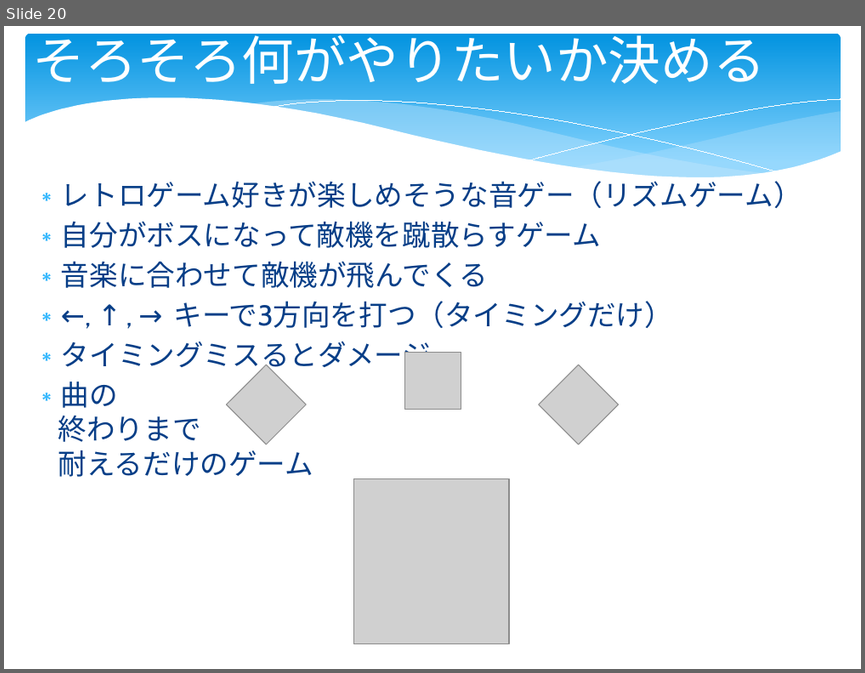
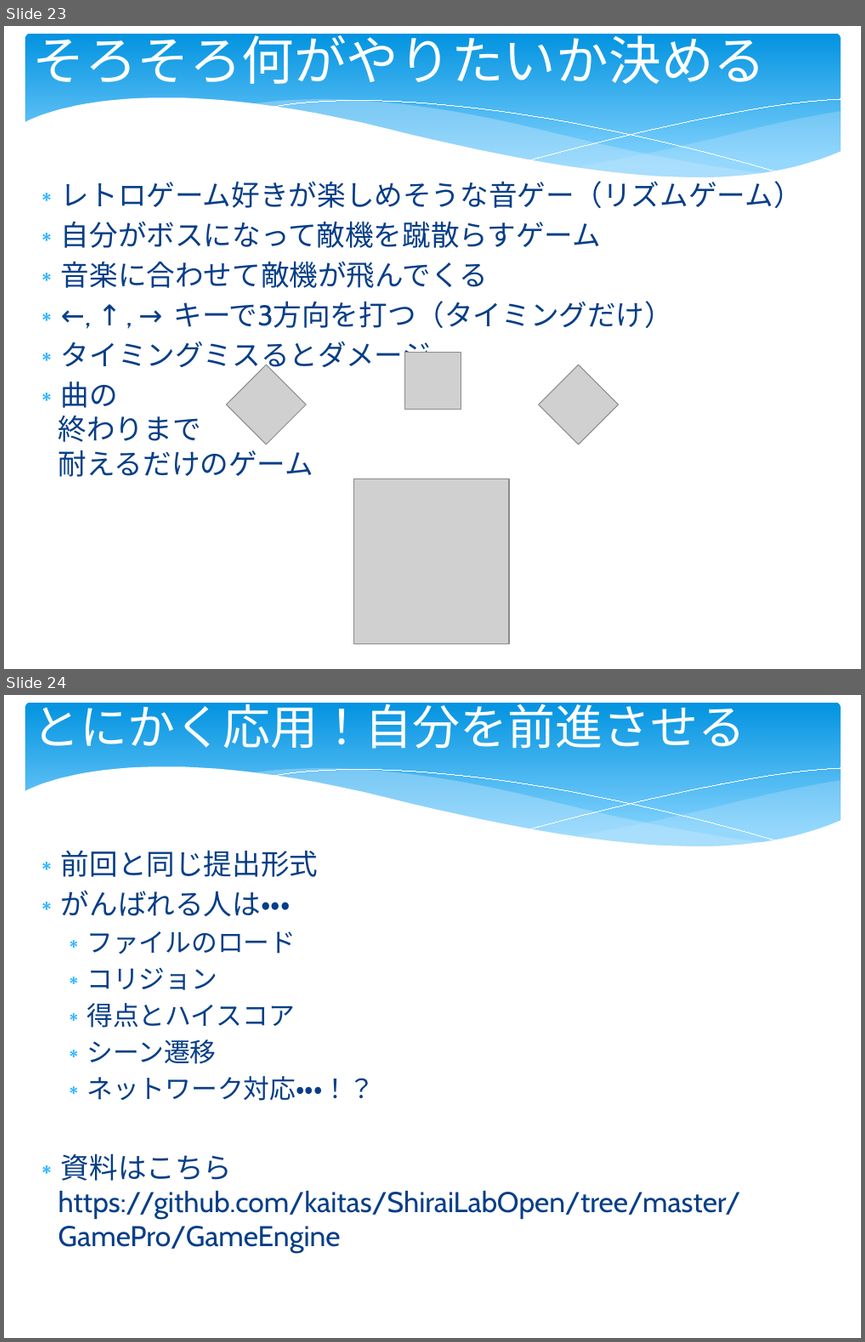
Before and after one commit to kaitas/ShiraiLabOpen, a slide deck: GamePro/GameEngine/GamePro20150628.pptx. Shown one above the other, each under a label of ours: slide 20 before the commit, slides 23 and 24 after it. The pictures are 865x673 and 865x1342 pixels, drawn with LibreOffice and Linux fonts; fonts in the diff are those of the drawing; grey boxes stand for pictures; background and template pictures are left out. Boxes give left, top, right and bottom in pixels: in the first picture for what was removed or moved away, otherwise in the second. Text is boxed around its words. In the diff, an @@ line names an element or a change of style, - is before the commit and + after.

```diff
--- a/GamePro/GameEngine/GamePro20150628.pptx
+++ b/GamePro/GameEngine/GamePro20150628.pptx
@@ slide 24 added at box(4, 695, 861, 1338), background #FFFFFF; not listed: 6 template elements that a slide beside it also shows @@
@@ title added at box(32, 696, 745, 749), 40 pt, text #FFFFFF @@
+とにかく応用！自分を前進させる
@@ text added at box(58, 850, 741, 1253), 24 pt, text #073E87 @@
+∗ 前回と同じ提出形式
+∗ がんばれる人は・・・
+  ∗ ファイルのロード
+  ∗ コリジョン
+  ∗ 得点とハイスコア
+  ∗ シーン遷移
+  ∗ ネットワーク対応・・・！？
+∗ 資料はこちら
+  https://github.com/kaitas/ShiraiLabOpen/tree/master/GamePro/GameEngine
@@ what was slide 20 is now slide 23 @@
```
Also in this commit, not shown: 2 slides changed, 3 other slides added, 2 other files.
